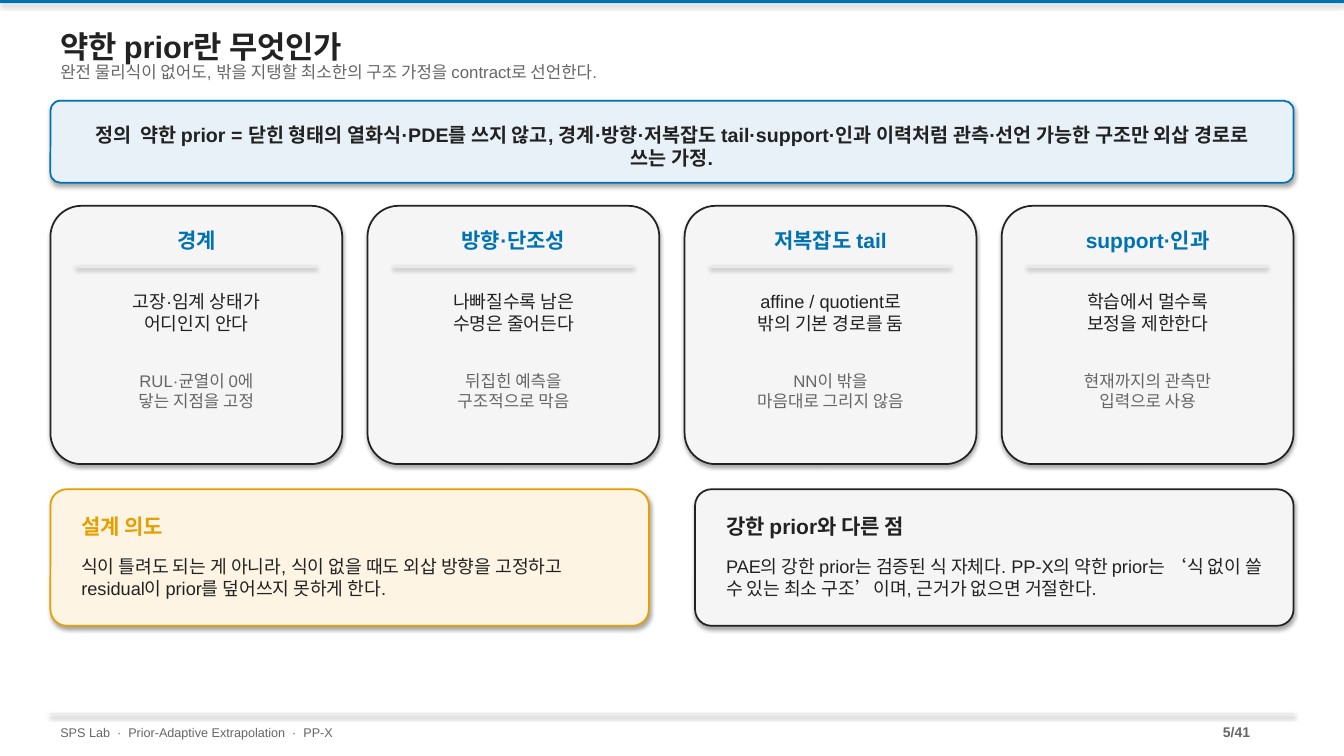
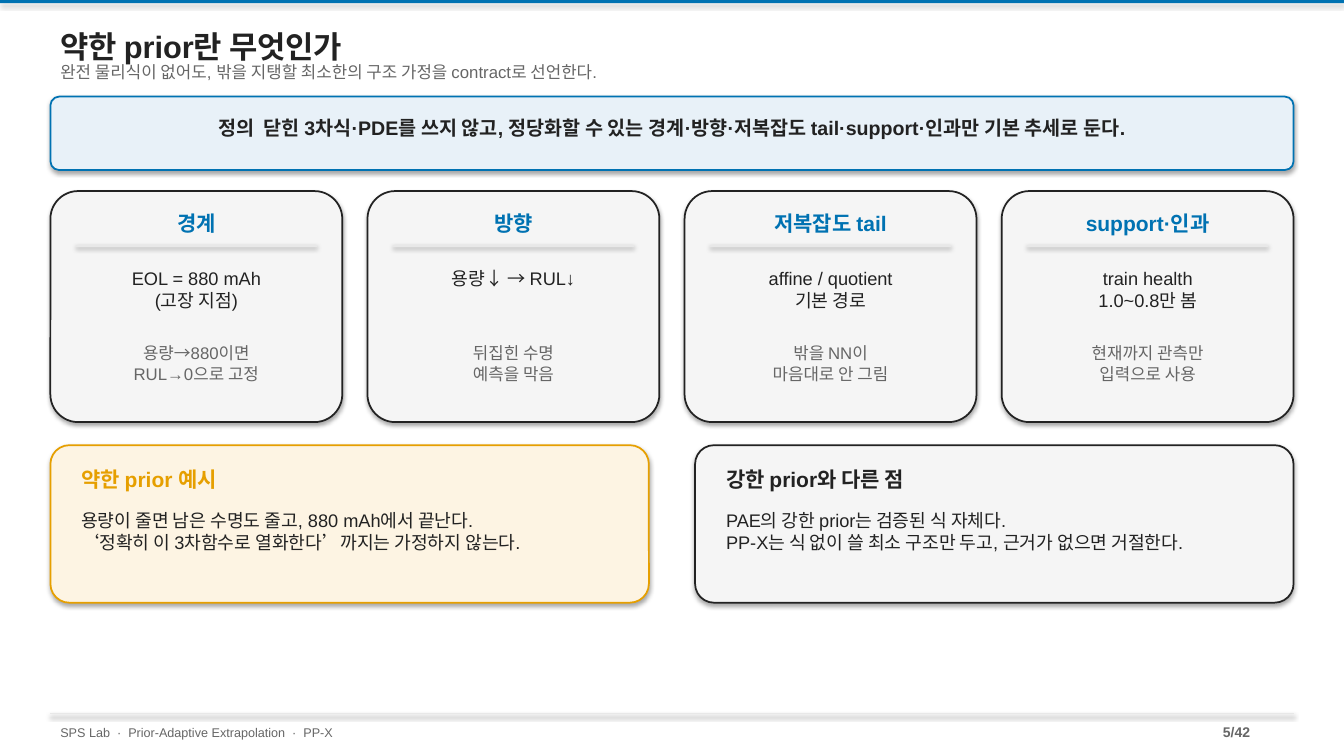
Before and after one commit to amumujs-create/pp-extrapolation, a slide deck: slide 5 of ppt/PP-X_Research_Detailed_v2.pptx. Drawn at 1344x756 pixels with LibreOffice and Linux fonts; fonts in the diff are those of the drawing. Boxes give left, top, right and bottom in pixels: in the first picture for what was removed or moved away, otherwise in the second. Text is boxed around its words. In the diff, an @@ line names an element or a change of style, - is before the commit and + after.

```diff
--- a/ppt/PP-X_Research_Detailed_v2.pptx
+++ b/ppt/PP-X_Research_Detailed_v2.pptx
@@ rounded rectangle: place and size @@
-rounded rectangle at box(50, 101, 1294, 182)
+rounded rectangle at box(50, 97, 1294, 170)
@@ text at box(219, 118, 1125, 139): text changed @@
-정의 약한 prior = 닫힌 형태의 열화식·PDE를 쓰지 않고, 경계·방향·저복잡도 tail·support·인과 이력처럼 관측·선언 가능한 구조만 외삽 경로로 쓰는 가정.
+정의 닫힌 3차식·PDE를 쓰지 않고, 정당화할 수 있는 경계·방향·저복잡도 tail·support·인과만 기본 추세로 둔다.
@@ rounded rectangle: place and size @@
-rounded rectangle at box(50, 206, 343, 464)
+rounded rectangle at box(50, 192, 343, 422)
@@ rounded rectangle: place and size @@
-rounded rectangle at box(368, 206, 660, 464)
+rounded rectangle at box(368, 192, 660, 422)
@@ rounded rectangle: place and size @@
-rounded rectangle at box(685, 206, 977, 464)
+rounded rectangle at box(685, 192, 977, 422)
@@ rounded rectangle: place and size @@
-rounded rectangle at box(1002, 206, 1295, 464)
+rounded rectangle at box(1002, 192, 1295, 422)
@@ 3 texts: place and size @@
-3 texts at box(177, 230, 1210, 253)
+3 texts at box(177, 213, 1210, 236)
@@ text at box(494, 213, 533, 233): text changed @@
-방향·단조성
+방향
@@ text at box(452, 269, 575, 287): text changed @@
-나빠질수록 남은
-수명은 줄어든다
+용량↓ → RUL↓
@@ 4 lines: place and size @@
-4 lines at box(76, 267, 1268, 267)
+4 lines at box(76, 246, 1268, 246)
@@ text at box(132, 271, 261, 311): text changed @@
-고장·임계 상태가
-어디인지 안다
+EOL = 880 mAh
+(고장 지점)
@@ text at box(769, 271, 893, 309): text changed @@
-affine / quotient로
-밖의 기본 경로를 둠
+affine / quotient
+기본 경로
@@ text at box(1098, 271, 1197, 309): text changed @@
-학습에서 멀수록
-보정을 제한한다
+train health
+1.0~0.8만 봄
@@ text at box(134, 345, 259, 381): text changed @@
-RUL·균열이 0에
-닿는 지점을 고정
+용량→880이면
+RUL→0으로 고정
@@ text at box(473, 345, 554, 382): text changed @@
-뒤집힌 예측을
-구조적으로 막음
+뒤집힌 수명
+예측을 막음
@@ text at box(773, 345, 888, 382): text changed @@
-NN이 밖을
-마음대로 그리지 않음
+밖을 NN이
+마음대로 안 그림
@@ text "현재까지 관측만": place and size @@
-text "현재까지 관측만" at box(1084, 373, 1211, 409)
+text "현재까지 관측만" at box(1092, 345, 1203, 382)
@@ text at box(1092, 345, 1203, 361): text changed @@
-현재까지의 관측만
+현재까지 관측만
@@ rounded rectangle: place and size @@
-rounded rectangle at box(50, 489, 649, 625)
+rounded rectangle at box(50, 446, 649, 603)
@@ rounded rectangle: place and size @@
-rounded rectangle at box(696, 489, 1295, 625)
+rounded rectangle at box(696, 446, 1295, 603)
@@ text at box(81, 469, 217, 492): text changed @@
-설계 의도
+약한 prior 예시
@@ text "강한 prior와 다른 점": place and size @@
-text "강한 prior와 다른 점" at box(726, 516, 904, 538)
+text "강한 prior와 다른 점" at box(726, 469, 904, 492)
@@ text at box(81, 512, 520, 551): text changed @@
-식이 틀려도 되는 게 아니라, 식이 없을 때도 외삽 방향을 고정하고 residual이 prior를 덮어쓰지 못하게 한다.
+용량이 줄면 남은 수명도 줄고, 880 mAh에서 끝난다.
+‘정확히 이 3차함수로 열화한다’까지는 가정하지 않는다.
@@ text at box(726, 512, 1183, 552): text changed @@
-PAE의 강한 prior는 검증된 식 자체다. PP-X의 약한 prior는 ‘식 없이 쓸 수 있는 최소 구조’이며, 근거가 없으면 거절한다.
+PAE의 강한 prior는 검증된 식 자체다.
+PP-X는 식 없이 쓸 최소 구조만 두고, 근거가 없으면 거절한다.
@@ text at box(1223, 727, 1250, 738): text changed @@
-5/41
+5/42
```
Also in this commit, not shown: 38 other slides changed, 1 slide added, 3 other files.
